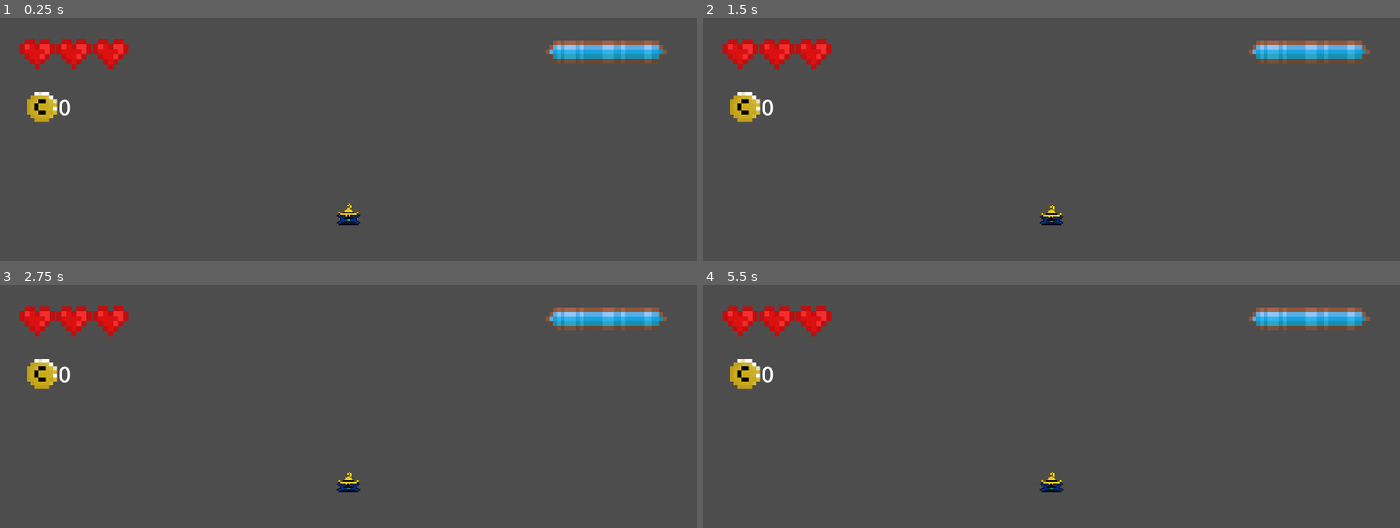
Above: before the commit, frames 1-4 (two rows, left to right).
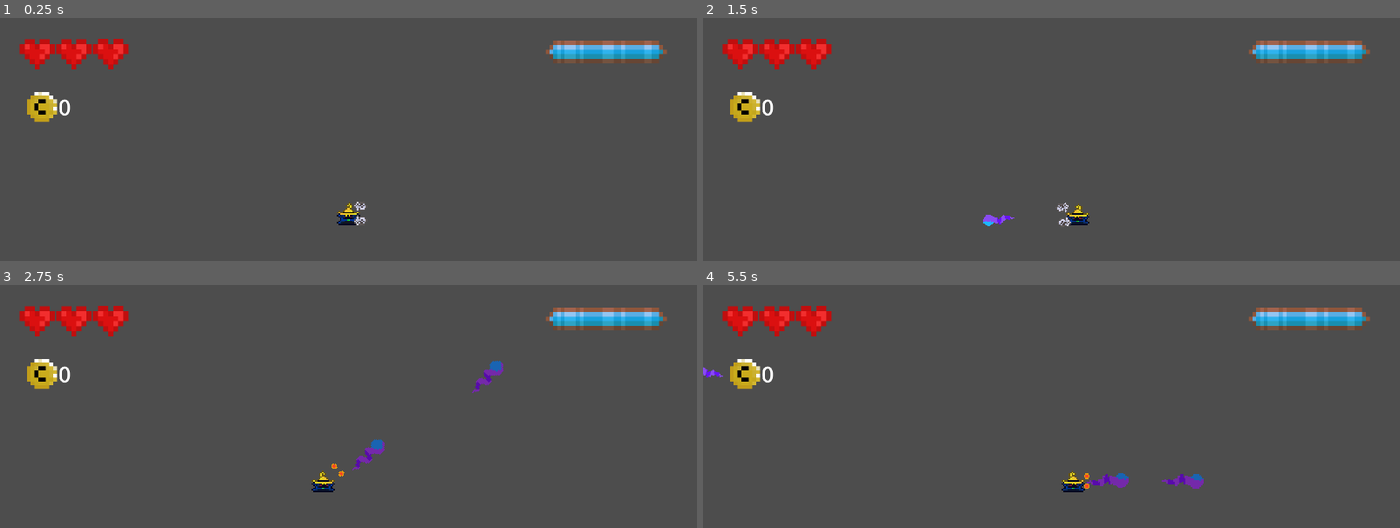
Above: after the commit, the same moments.

Repository: itssBaljeet/Spellemental
Game: Godot game, scene res://scenes/levels/level.tscn
The game is run twice, just before and just after one commit, with the same random seed, the same clock (stepped at 60 frames per second) and the same inputs.
Inputs (mouse positions are in pixels of both pictures, inside the frame that each line leads up to):
- Up to frame 1 (0.25 s): no input
- Up to frame 2 (1.5 s): tap Enter (ui_accept) at 0.5, 0.6, 0.77, 1.07 s; move the mouse to (1051, 214) at 0.52 s; hold Right (ui_right) from 0.53 s (still down); move the mouse to (912, 234) at 1.27 s; click (912, 234) at 1.35 s
- Up to frame 3 (2.75 s): tap Enter (ui_accept) at 1.52, 1.55, 1.82, 2.3 s; move the mouse to (418, 394) at 2.02 s; release Right (ui_right) at 2.03 s; hold Left (ui_left) from 2.03 s (still down); hold Right mouse button (secondary) from 2.03 s (still down)
- Up to frame 4 (5.5 s): move the mouse to (outside the picture) at 2.77 s; release Left (ui_left) at 2.78 s; release Right mouse button (secondary) at 2.78 s; hold Right (ui_right) 2.78-4.28 s; tap Ctrl (special) at 2.85 s; tap Enter (ui_accept) at 3.02, 3.05, 3.32, 3.6, 3.77, 4.07, 4.52, 4.55, 4.82, 5.3 s; move the mouse to (outside the picture) at 3.52 s; move the mouse to (842, 421) at 4.27 s; hold Left (ui_left) 4.28-5.03 s; click (842, 421) at 4.35 s; move the mouse to (1086, 479) at 5.02 s; hold Right (ui_right) from 5.03 s (still down); hold Right mouse button (secondary) from 5.03 s (still down)

The runs differ from the first frame. In frame 1, less than 0.1% of the frame differs, in the area x 50-53%, y 75-86%; in frame 2, 0.5%; in frame 3, 0.8%; in frame 4, 0.9%, in the area x 0-72%, y 33-86%.
Error before the commit: Parse Error: Preload file "res://graphics/player/full_heart.png" does not exist. (res://scripts/player.gd:14)

Commit message:
updated goblin script

Diff:
--- a/scenes/enemies/goblin.tscn
+++ b/scenes/enemies/goblin.tscn
@@ -1,6 +1,6 @@
 [gd_scene load_steps=19 format=3 uid="uid://c03tvi8gg1bqo"]
 
-[ext_resource type="Script" path="res://CharacterBody2D.gd" id="1_e550h"]
+[ext_resource type="Script" path="res://scripts/CharacterBody2D.gd" id="1_xp8mp"]
 [ext_resource type="Texture2D" uid="uid://c53y171jstvc3" path="res://graphics/enemies/goblin_idle_sprite_frames.png" id="2_24k74"]
 [ext_resource type="Texture2D" uid="uid://dcnyfs532a48l" path="res://graphics/enemies/goblin_run_sprite_frames.png" id="3_jmyo2"]
 [ext_resource type="Script" path="res://components/HitboxComponent.gd" id="4_jq83y"]
@@ -95,7 +95,7 @@
 height = 12.0
 
 [node name="Goblin" type="CharacterBody2D"]
-script = ExtResource("1_e550h")
+script = ExtResource("1_xp8mp")
 
 [node name="AnimatedSprite2D" type="AnimatedSprite2D" parent="."]
 texture_filter = 1
--- /dev/null
+++ b/scripts/goblin.gd
@@ -0,0 +1,25 @@
+extends CharacterBody2D
+
+
+const SPEED = 300.0
+const JUMP_VELOCITY = -400.0
+
+
+func _physics_process(delta: float) -> void:
+	# Add the gravity.
+	if not is_on_floor():
+		velocity += get_gravity() * delta
+
+	# Handle jump.
+	if Input.is_action_just_pressed("ui_accept") and is_on_floor():
+		velocity.y = JUMP_VELOCITY
+
+	# Get the input direction and handle the movement/deceleration.
+	# As good practice, you should replace UI actions with custom gameplay actions.
+	var direction := Input.get_axis("ui_left", "ui_right")
+	if direction:
+		velocity.x = direction * SPEED
+	else:
+		velocity.x = move_toward(velocity.x, 0, SPEED)
+
+	move_and_slide()
--- a/scripts/player.gd
+++ b/scripts/player.gd
@@ -11,9 +11,9 @@
 var coin_count: int = 0
 var heartList : Array[Variant]
 @onready var hitPointList : BoxContainer = %Hitpoints
-@onready var fullHeart : CompressedTexture2D = preload("res://graphics/player/full_heart.png")
-@onready var halfHeart : CompressedTexture2D = preload("res://graphics/player/half_heart.png")
-@onready var emptyHeart : CompressedTexture2D = preload("res://graphics/player/empty_heart.png")
+@onready var fullHeart : CompressedTexture2D = preload("res://graphics/ui/full_heart.png")
+@onready var halfHeart : CompressedTexture2D = preload("res://graphics/ui/half_heart.png")
+@onready var emptyHeart : CompressedTexture2D = preload("res://graphics/ui/empty_heart.png")
 @export var healthComponent : HealthComponent
 
 func _ready() -> void:
Not shown, added: scenes/levels/tes612.tmp
